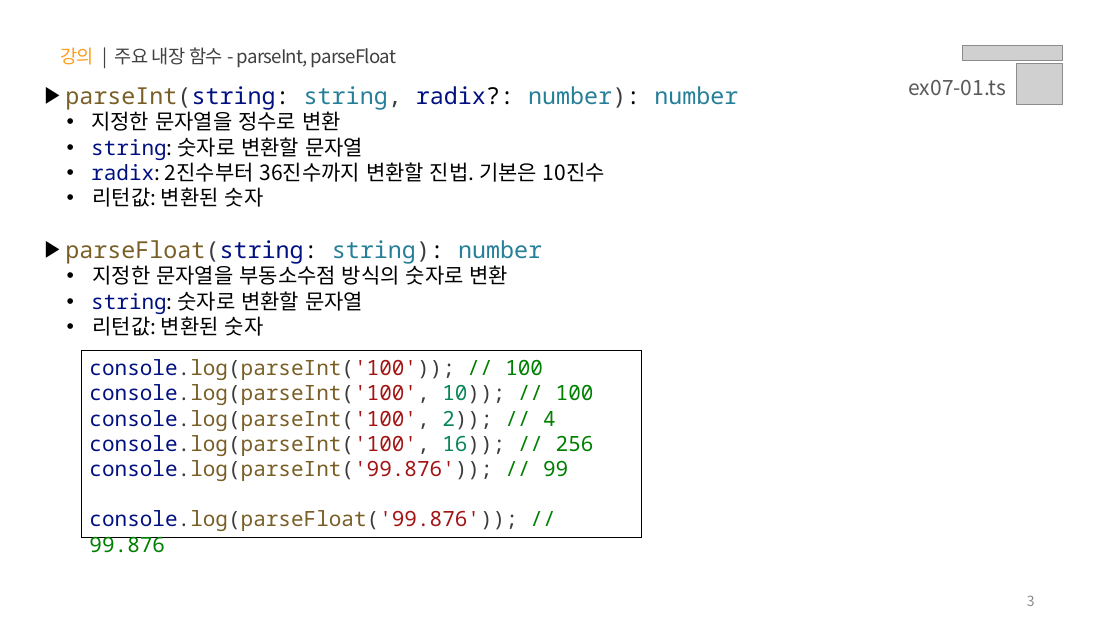
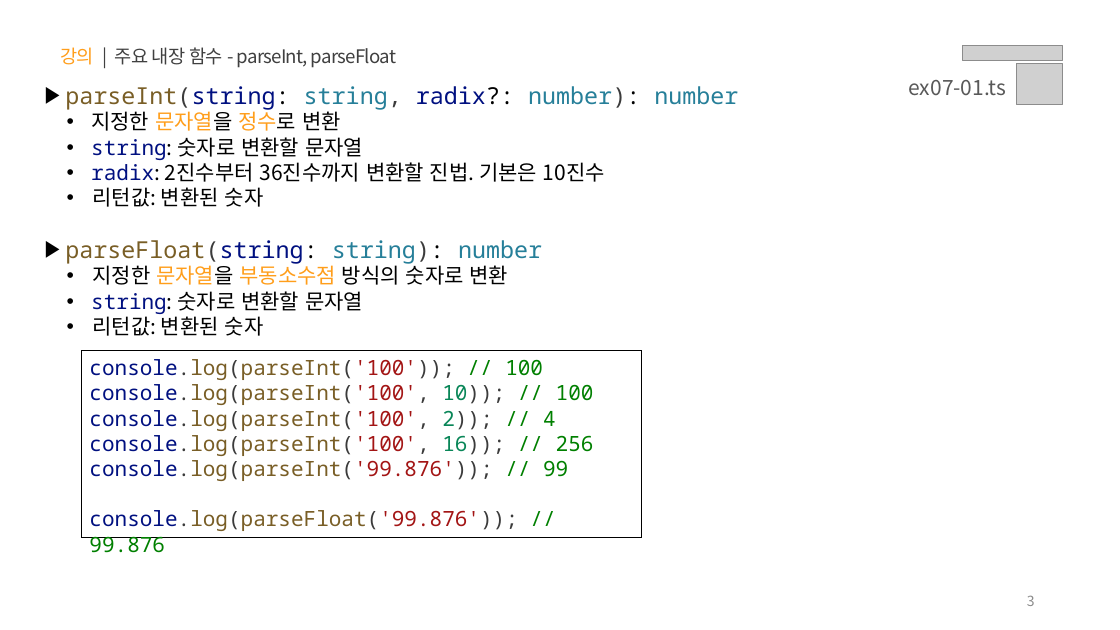
Before and after one commit to yebin-jeong/learn-js, a slide deck: slide 3 of PPT/07.자바스크립트 - 내장 함수.pptx. Drawn at 1120x630 pixels with LibreOffice and Linux fonts; fonts in the diff are those of the drawing; grey boxes stand for pictures. Boxes give left, top, right and bottom in pixels: in the first picture for what was removed or moved away, otherwise in the second. Text is boxed around its words. In the diff, an @@ line names an element or a change of style, - is before the commit and + after.

```diff
--- a/PPT/07.자바스크립트 - 내장 함수.pptx
+++ b/PPT/07.자바스크립트 - 내장 함수.pptx
@@ text at box(91, 109, 509, 285): text colour #000000 to #FF9E1B in "문자열을 정수로", "문자열을 부동소수점" @@
```
Also in this commit, not shown: 11 other slides changed.
